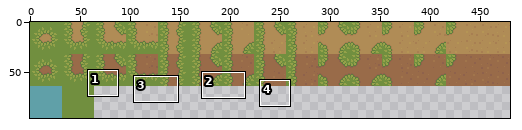
Sprite sheet: FarmingGame/resources/Tiles/blob.png. Above, an overview of the earlier version with the close-up marked.
Close-up. First the earlier version:
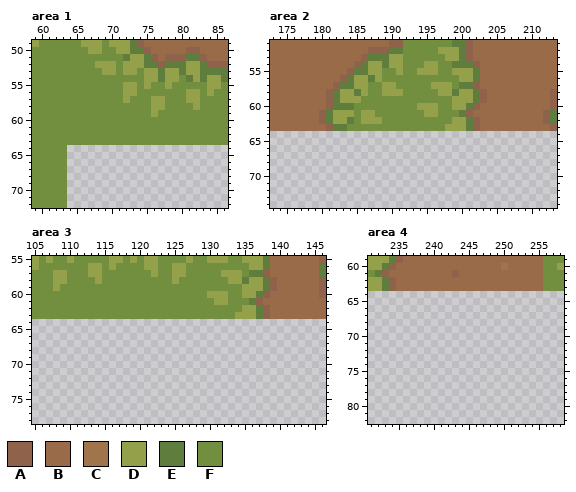
The file is 480x96 pixels. Colours within 5 levels of each other are drawn and written as one. Shown: area 1: x 59..86, y 49..72; area 2: x 173..213, y 51..74; area 3: x 105..146, y 55..78; area 4: x 231..258, y 59..82. The commit also changed other parts of the picture, which this record leaves out.
Palette (. is transparent): A #8f624c  B #996b49  C #a1754c  D #95a14a  E #5f7d3d  F #718f3f
Pixels before, area 1, first column x 59:
49 DFFFFFFDDDFDDDEABBBBBBBBBBBB
50 FFFFFFFFDDFFDDEEABBBBBAABBBB
51 FFFFFFFFFFFFFEDDEABAAAEEABBB
52 FFFFFFFFFDDDFDDDEEAEEEDDEAAA
53 FFFFFFFFFFDDFDDFDDEDDEDDEEEE
54 FFFFFFFFFFFFFFFFDDEDDFEDEDDE
55 FFFFFFFFFFFFFDDFDFFDFFFFFDDF
56 FFFFFFFFFFFFFDDFFFFFFFDDFDFF
57 FFFFFFFFFFFFFDFFFDDFFFDDFFFF
58 FFFFFFFFFFFFFFFFFDDFFFFDFFFF
59 FFFFFFFFFFFFFFFFFDFFFFFFFFFF
60 FFFFFFFFFFFFFFFFFFFFFFFFFFFF
61 FFFFFFFFFFFFFFFFFFFFFFFFFFFF
62 FFFFFFFFFFFFFFFFFFFFFFFFFFFF
63 FFFFFFFFFFFFFFFFFFFFFFFFFFFF
64 FFFFF.......................
65 FFFFF.......................
66 FFFFF.......................
67 FFFFF.......................
68 FFFFF.......................
69 FFFFF.......................
70 FFFFF.......................
71 FFFFF.......................
72 FFFFF.......................
Pixels before, area 2, first column x 173:
51 BBBBBBBBBBBBBBBBBAAFFFFFFFEEABBBBBBBBBBBB
52 BBBBBBBBBBBBBBAAAEEFFFFFDDDEABBBBBBBBBBBB
53 BBBBBBBBBBBBBAEEEDDFFFFFFDDEABBBBBBBBBBBB
54 BBBBBBBBBBBBAEDDEDDFFFDDFFEEEABBBBBBBBBBB
55 BBBBBBBBBBBAEEDDFFDFFDDDFFDDDEBBBBBBBBBBB
56 BBBBBBBBBBAEDDEDFFFFFFFFFFFDDEBBBBBBBBBBB
57 BBBBBBBBBAEEDDFFDDFFFFFDDDFEEABBBBBBBBBBB
58 BBBBBBBBAEDDEDFFDDDFFFFFDDEDDEABBBBBBBBBA
59 BBBBBBBBAEDDDFFFFFFFFFFFFFDDDEABBBBBBBBBA
60 BBBBBBBBAEEEFFFFFFFFFDDDFFDDEABBBBBBBBBBA
61 BBBBBBBAEDDDFDDFFFFFFFDDFFFEABBBBBBBBBBAE
62 BBBBBBBAEDDEFDDDFFFFFFFFFFDDEABBBBBBBBBAE
63 BBBBBBBBAEEFFFFFFFFFFFFFFDDDEABBBBBBBBBBA
Pixels before, area 3, first column x 105:
55 DFDFFDFFFFFDDFDFDDFFFFDFFDDDFFDDDEBBBBBBBA
56 DFFFFFFFDDFDFFFFDDFFDDFFFFFFFFFDDEBBBBBBBE
57 FFFDDFFFDDFFFFFFFDFFDDFFFFFDDDFEEABBBBBBBE
58 FFFDDFFFFDFFFFFFFFFFDFFFFFFFDDEDDEABBBBBBA
59 FFFDFFFFFFFFFFFFFFFFFFFFFFFFFFDDDEABBBBBBA
60 FFFFFFFFFFFFFFFFFFFFFFFFFDDDFFDDEABBBBBBBA
61 FFFFFFFFFFFFFFFFFFFFFFFFFFDDFFFEABBBBBBBBB
62 FFFFFFFFFFFFFFFFFFFFFFFFFFFFFFDDEABBBBBBBB
63 FFFFFFFFFFFFFFFFFFFFFFFFFFFFFDDDEABBBBBBBB
Pixels before, area 4, first column x 231:
59 DDDEABBBBBBBBBBBBBBBBBBBBFFF
60 DDEABBBBBBBBBBBBBBBCBBBBBFFD
61 FEABBBBBBBBBABBBBBBBBBBBBFFF
62 DDEABBBBBBBBBBBBBBBBBBBBBFFF
63 DDEABBBBBBBBBBBBBBBBBBBBBFFF
New version:
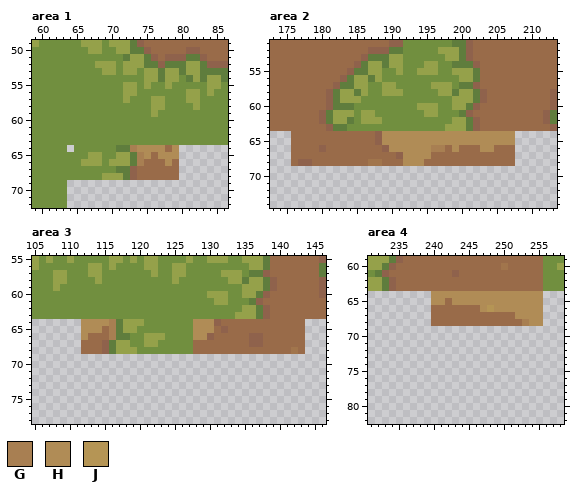
Colours new in this view: G #a87f52  H #b08c56  J #b59555
Changes in this commit:
Area 1:
The author put colour A in rows 67 to 68 at x 73.
The author put colour B in row 64 at x 78; in row 65 at x 76; in row 66 at x 75 to 77 and 79; in rows 67 to 68 at x 74 to 79.
The author put colour D in row 65 at x 67 to 68 and 71 to 72; in row 66 at x 66 to 68 and 70 to 72; in row 68 at x 69 to 71.
The author put colour E in row 64 at x 71 to 72; in rows 65 to 66 at x 73; in row 67 at x 71 to 72; in row 68 at x 72.
The author put colour F in row 64 at x 65 to 70; in row 65 at x 64 to 66 and 69 to 70; in row 66 at x 64 to 65 and 69; in row 67 at x 64 to 70; in row 68 at x 64 to 68.
The author put colour G in row 64 at x 73; in rows 65 to 66 at x 74.
The author put colour H in row 64 at x 74 to 77 and 79; in row 65 at x 75 and 77 to 79; in row 66 at x 78.
Area 2:
The author put colour A in rows 64 to 65 at x 188; in row 66 at x 180 and 189; in row 67 at x 191; in row 68 at x 177 to 178.
The author put colour B in rows 64 to 65 at x 176 to 187; in row 66 at x 176 to 179, 181 to 188, 198, 200 to 202 and 205 to 207; in row 67 at x 176 to 190 and 196 to 207; in row 68 at x 176, 179 to 186, 189 to 191 and 195 to 207.
The author put colour C in row 68 at x 187 to 188.
The author put colour G in row 66 at x 196 to 197.
The author put colour H in rows 64 to 65 at x 189 to 207; in row 66 at x 190 to 195, 199 and 203 to 204; in row 67 at x 192 to 195; in row 68 at x 192 to 194.
Area 3:
The author put colour A in row 64 at x 131; in row 65 at x 132; in row 66 at x 130 and 136 to 137; in row 67 at x 115 and 136 to 137; in row 68 at x 115.
The author put colour B in row 64 at x 132 to 143; in row 65 at x 115, 131 and 133 to 143; in row 66 at x 113 to 115, 131 to 135 and 138 to 143; in row 67 at x 112 to 114, 128 to 135 and 138 to 143; in row 68 at x 112 to 114, 128 to 141 and 143.
The author put colour C in row 68 at x 142.
The author put colour D in row 64 at x 118 to 120; in row 65 at x 118 to 119; in row 66 at x 121 to 123; in row 67 at x 117 to 118 and 121 to 122; in row 68 at x 117 to 119.
The author put colour E in rows 64 to 65 at x 117; in row 66 at x 117 to 118; in rows 67 to 68 at x 116.
The author put colour F in row 64 at x 121 to 127; in row 65 at x 120 to 127; in row 66 at x 119 to 120 and 124 to 127; in row 67 at x 119 to 120 and 123 to 127; in row 68 at x 120 to 127.
The author put colour G in rows 64 to 66 at x 116.
The author put colour H in row 64 at x 112 to 115 and 128 to 130; in row 65 at x 112 to 114 and 128 to 130; in row 66 at x 112 and 128 to 129.
Area 4:
The author put colour B in row 65 at x 242; in row 66 at x 240 to 246; in row 67 at x 240 to 251; in row 68 at x 240 to 252.
The author put colour G in row 68 at x 253.
The author put colour H in row 64 at x 240 to 255; in row 65 at x 240 to 241 and 243 to 255; in row 66 at x 247 and 249 to 255; in row 67 at x 252 to 255; in row 68 at x 254 to 255.
The author put colour J in row 66 at x 248.
Changed places in both close-ups, as pixel boxes (x1, y1, x2, y2):
added: (67, 145, 179, 180)
added: (291, 131, 515, 166)
added: (81, 319, 305, 354)
added: (431, 291, 543, 326)
